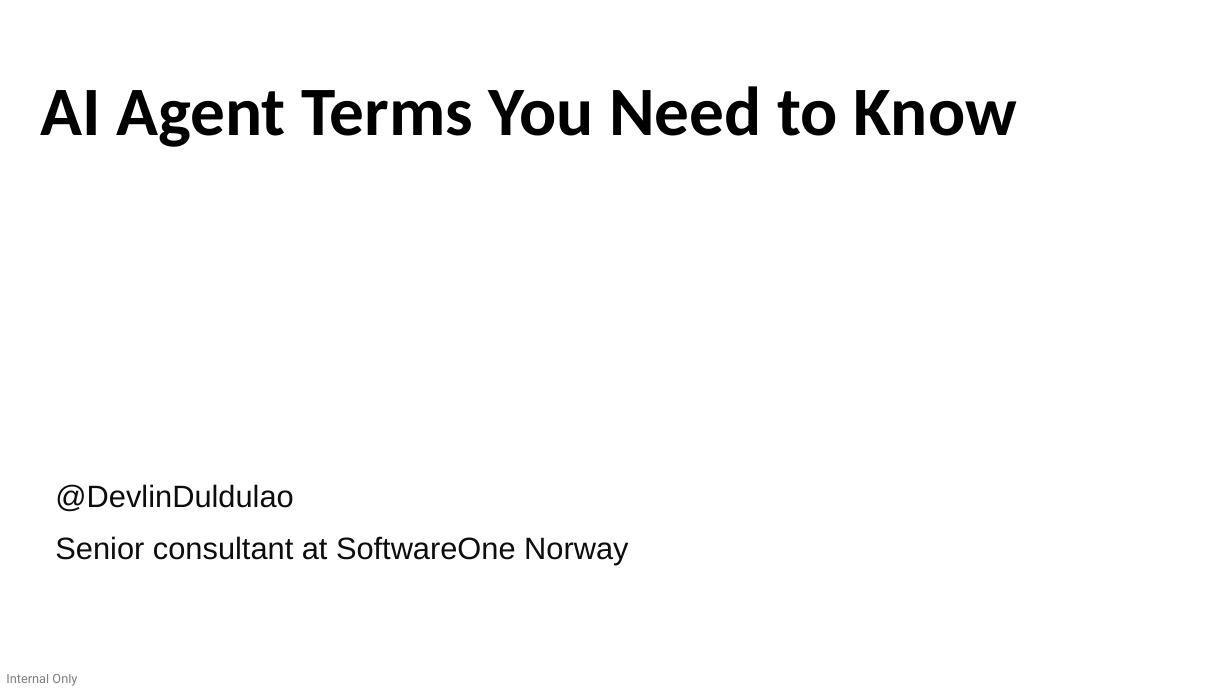
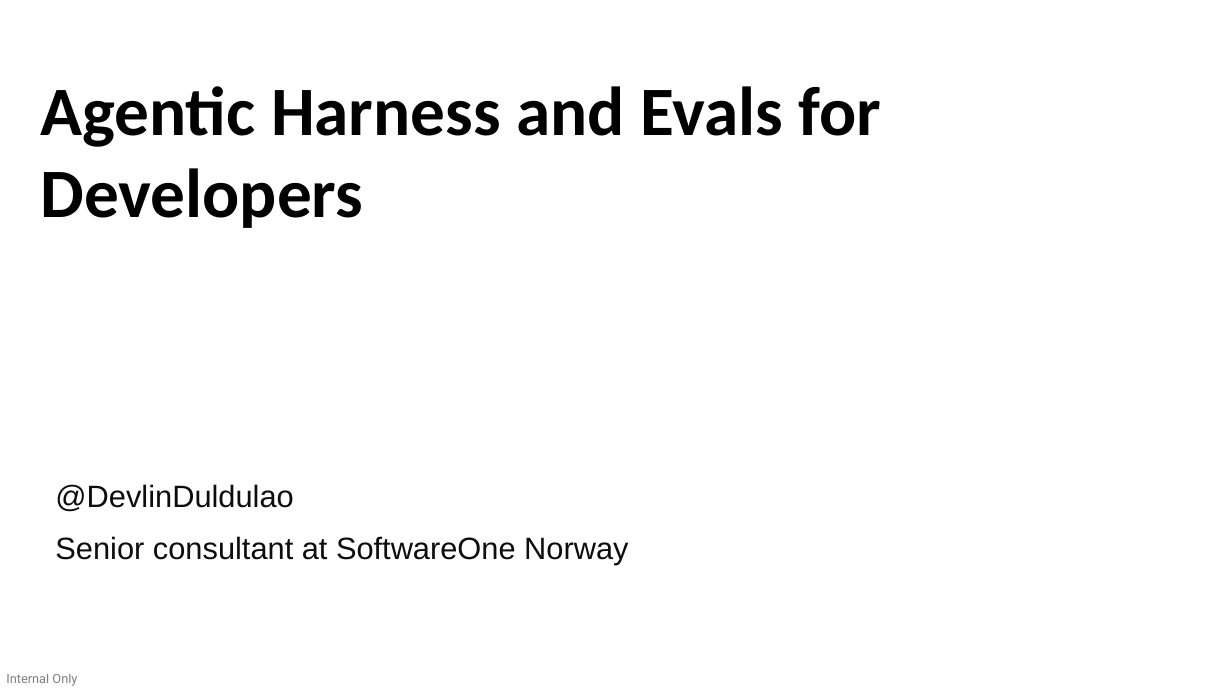
Before and after one commit to devlinduldulao/agents-and-skill-demo, a slide deck: slide 1 of ddc.pptx. Drawn at 1232x693 pixels with LibreOffice and Linux fonts; fonts in the diff are those of the drawing. Boxes give left, top, right and bottom in pixels: in the first picture for what was removed or moved away, otherwise in the second. Text is boxed around its words. In the diff, an @@ line names an element or a change of style, - is before the commit and + after.

```diff
--- a/ddc.pptx
+++ b/ddc.pptx
@@ text at bbox=[40, 86, 882, 228]: text changed @@
-AI Agent Terms You Need to Know
+Agentic Harness and Evals for Developers
```
Also in this commit, not shown: 3 other slides changed, 18 slides added, 3 slides removed, 1 other file.
